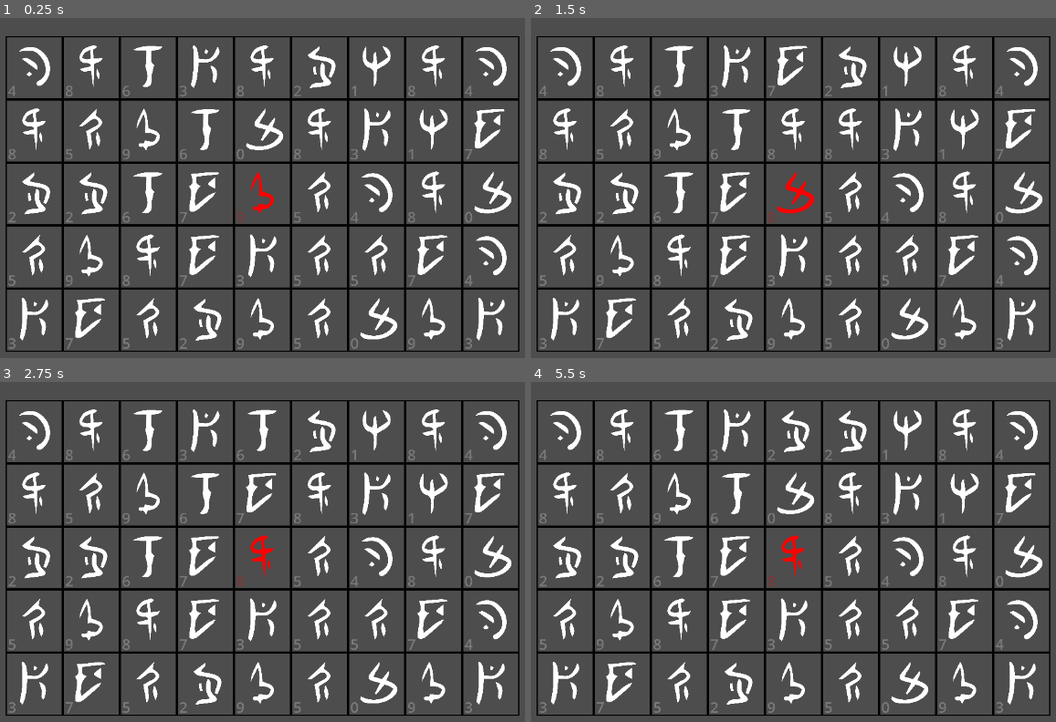
Above: before the commit, frames 1-4 (two rows, left to right).
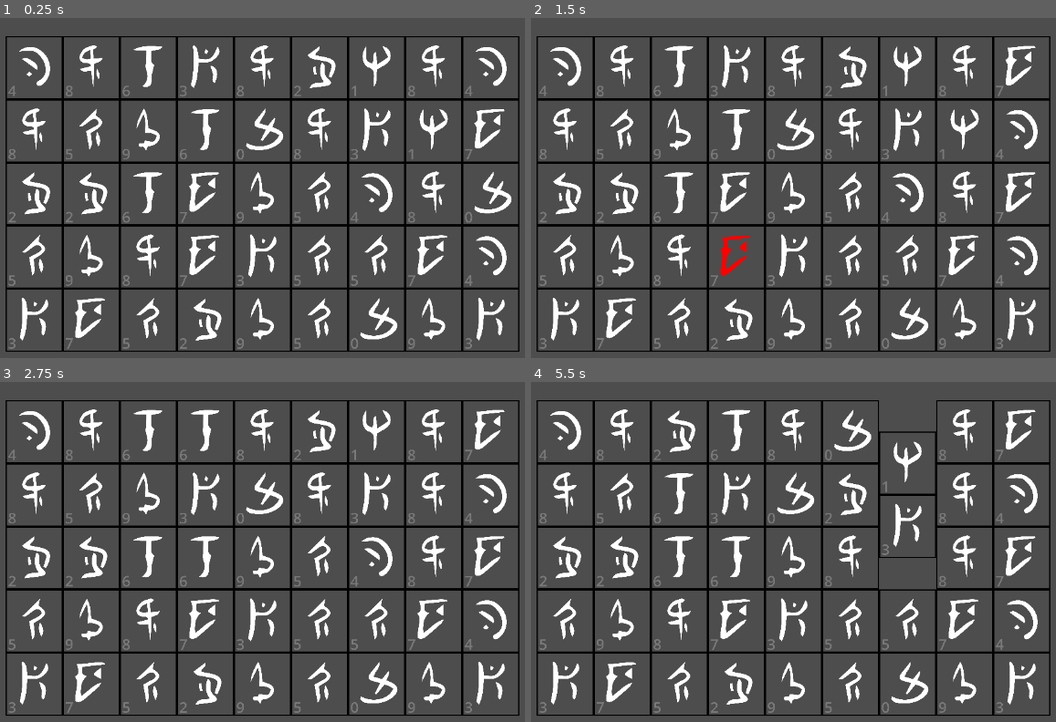
Above: after the commit, the same moments.

Repository: bjornarprytz/unsummon
Game: Godot game, scene res://main.tscn
Two runs of this game, one before a commit and one after it. Both use one fixed random seed, a clock stepped at 60 frames per second and the inputs below.
Inputs (mouse positions are in pixels of both pictures, inside the frame that each line leads up to):
- Up to frame 1 (0.25 s): no input
- Up to frame 2 (1.5 s): tap Enter at 0.5 s; move the mouse to (1040, 201) at 0.52 s; hold Right 0.53-1.28 s; tap Backspace at 0.6, 1.35 s; click (1040, 201) at 0.67 s; tap Space at 0.77 s; move the mouse to (730, 242) at 1.27 s; hold Down from 1.28 s (still down); click (730, 242) at 1.42 s
- Up to frame 3 (2.75 s): tap Space at 1.52 s; move the mouse to (420, 497) at 2.02 s; release Down at 2.03 s; hold Right from 2.03 s (still down); tap Enter at 2.1 s; click (420, 497) at 2.17 s; tap Backspace at 2.3 s
- Up to frame 4 (5.5 s): move the mouse to (840, 667) at 2.77 s; release Right at 2.78 s; hold Up 2.78-3.53 s; tap Backspace at 2.85, 3.6, 4.55, 5.1 s; click (840, 667) at 2.92 s; tap Space at 3.02, 3.77, 4.52 s; move the mouse to (outside the picture) at 3.52 s; hold Left 3.53-5.03 s; click (outside the picture) at 3.67 s; move the mouse to (657, 524) at 4.27 s; tap Enter at 4.35 s; click (657, 524) at 4.42 s; move the mouse to (914, 586) at 5.02 s; hold Down from 5.03 s (still down); click (914, 586) at 5.17 s

The runs differ from the first frame. In frame 1, 0.2% of the frame differs, in the area x 45-53%, y 45-61%; in frame 2, 2.6%; in frame 3, 3.6%; in frame 4, 6.3%, in the area x 23-98%, y 5-62%.
Error after the commit: Out of bounds get index '-1' (on base: 'Array[GlyphTile]') (res://main.gd:17)

Commit message:
mouse controls

Diff:
--- a/src/main.gd
+++ b/src/main.gd
@@ -6,6 +6,9 @@
 var moves: Array[GlyphTile] = []
 
 var player: Player = Player.new()
+
+var isReadingWord: bool = false
+var currentHoveredGlyph: GlyphTile = null
 
 func _commit_word():
 	if moves.size() == 1:
@@ -18,11 +21,6 @@
 
 	map.tumble_glyphs()
 
-	var initialGlyph = map.get_glyph(cursorCoords)
-	moves.push_back(initialGlyph)
-	player.add_glyph(initialGlyph.get_glyph())
-	initialGlyph.modulate = Color(1, 0, 0)
-
 func _utter_spell():
 	player.utter_spell()
 
@@ -31,49 +29,59 @@
 		push_warning("Cannot undo any further")
 		return
 
-	print(player.remove_glyph())
+	player.remove_glyph()
 	var cursor = moves[moves.size() - 1]
-	cursor.modulate = Color(1, 1, 1, 1)
+	cursor.set_marked(false)
 	moves.pop_back()
 
-func _read(direction: Vector2i):
-	print("Reading in direction: ", direction)
-	var cursor = moves[moves.size() - 1]
-	var next = cursor.get_relative_glyph(direction)
+func _cancel_reading():
+	for glyph in moves:
+		glyph.set_marked(false)
+	moves.clear()
+	isReadingWord = false
 
-	if next in moves:
-		push_warning("Cannot move to the same glyph twice")
+func _tryReadGlyph(glyph: GlyphTile):
+	if glyph in moves:
+		var index = moves.find(glyph)
+		while moves.size() > index + 1:
+			_undo()
 		return
 
-	if next != null:
-		moves.push_back(next)
-		print(player.add_glyph(next.get_glyph()))
-		next.modulate = Color(1, 0, 0)
-	else:
-		push_warning("No glyph in that direction")
+	moves.push_back(glyph)
+	print(player.add_glyph(glyph.get_glyph()))
+	glyph.set_marked(true)
 
 func _ready() -> void:
-	var cursor = map.get_middle_glyph()
-	moves.push_back(cursor)
-	player.add_glyph(cursor.get_glyph())
-	cursor.modulate = Color(1, 0, 0)
+	map.glyphHovered.connect(_onGlyphHovered)
 
-	pass
+func _onGlyphHovered(glyph: GlyphTile) -> void:
 
-func _unhandled_key_input(event: InputEvent) -> void:
+	if (isReadingWord):
+		_tryReadGlyph(glyph)
+
+	currentHoveredGlyph = glyph
+
+func _input(event: InputEvent) -> void:
+	if event is InputEventMouseButton:
+		if event.button_index == MOUSE_BUTTON_LEFT and currentHoveredGlyph != null:
+			if event.is_pressed():
+				if event.is_echo():
+					return
+				isReadingWord = true
+				assert(moves.size() == 0)
+				if currentHoveredGlyph != null:
+					moves.push_back(currentHoveredGlyph)
+					currentHoveredGlyph.set_marked(true)
+			elif isReadingWord:
+				_commit_word()
+				currentHoveredGlyph = null
+				isReadingWord = false
+		elif isReadingWord and event.button_index == MOUSE_BUTTON_RIGHT and event.is_pressed():
+			_cancel_reading()
+
 	if event is InputEventKey and event.pressed:
 		match event.keycode:
 			KEY_SPACE:
 				_commit_word()
 			KEY_ENTER:
 				_utter_spell()
-			KEY_BACKSPACE:
-				_undo()
-			KEY_UP, KEY_W:
-				_read(Vector2i.UP)
-			KEY_DOWN, KEY_S:
-				_read(Vector2i.DOWN)
-			KEY_LEFT, KEY_A:
-				_read(Vector2i.LEFT)
-			KEY_RIGHT, KEY_D:
-				_read(Vector2i.RIGHT)
--- a/src/systems/map/glyphTile.gd
+++ b/src/systems/map/glyphTile.gd
@@ -1,5 +1,7 @@
 class_name GlyphTile
 extends Node2D
+
+signal hovered(glyph: GlyphTile, hovered: bool)
 
 var character: String:
 	set(value):
@@ -14,17 +16,6 @@
 
 var coordinates: Vector2i = Vector2i.ZERO
 var map: Map
-
-func get_relative_glyph(vec: Vector2i) -> GlyphTile:
-	return map.get_glyph(coordinates + vec)
-
-func get_neighbours() -> Array:
-	var neighbours = []
-	for vec in [Vector2i.UP, Vector2i.RIGHT, Vector2i.DOWN, Vector2i.LEFT]:
-		var neighbour = get_relative_glyph(vec)
-		if neighbour != null:
-			neighbours.append(neighbour)
-	return neighbours
 
 func get_glyph() -> Language.Glyph:
 	return Language.Glyph.new(character)
@@ -41,6 +32,29 @@
 	get:
 		return _glyph.get_rect().size
 
+func set_marked(mark: bool):
+	if mark:
+		_glyph.modulate = Color(1, 0, 0)
+	else:
+		_glyph.modulate = Color(1, 1, 1)
+
+func get_relative_glyph(vec: Vector2i) -> GlyphTile:
+	return map.get_glyph(coordinates + vec)
+
+func get_neighbours() -> Array:
+	var neighbours = []
+	for vec in [Vector2i.UP, Vector2i.RIGHT, Vector2i.DOWN, Vector2i.LEFT]:
+		var neighbour = get_relative_glyph(vec)
+		if neighbour != null:
+			neighbours.append(neighbour)
+	return neighbours
+
 func _update_glyph():
 	_glyph.text = "[center]%s" % character
 	_explanation.text = "%d" % Language.Glyph.new(character).cardinal()
+
+func _on_glyph_mouse_entered() -> void:
+	hovered.emit(self, true)
+
+func _on_glyph_mouse_exited() -> void:
+	hovered.emit(self, false)
--- a/src/systems/map/glyph_tile.tscn
+++ b/src/systems/map/glyph_tile.tscn
@@ -39,8 +39,12 @@
 offset_right = 1124.0
 offset_bottom = 776.0
 scale = Vector2(0.05, 0.05)
+mouse_filter = 2
 theme = SubResource("Theme_h0c32")
 bbcode_enabled = true
 text = "a"
 fit_content = true
 scroll_active = false
+
+[connection signal="mouse_entered" from="Glyph" to="." method="_on_glyph_mouse_entered"]
+[connection signal="mouse_exited" from="Glyph" to="." method="_on_glyph_mouse_exited"]
--- a/src/systems/map/map.gd
+++ b/src/systems/map/map.gd
@@ -1,5 +1,7 @@
 class_name Map
 extends Node2D
+
+signal glyphHovered(glyph: GlyphTile)
 
 var height := 5
 var width := 9
@@ -13,7 +15,6 @@
 		_glyph_lookup.append([])
 		for x in range(width):
 			var glyph = _create_glyph(x, y)
-
 			_glyph_lookup[y].append(glyph)
 
 func remove_glyph(coords: Vector2i) -> void:
@@ -85,6 +86,7 @@
 	glyph.position = glyph.size * Vector2(x, y)
 	glyph.coordinates = Vector2(x, y)
 	glyph.map = self
+	glyph.hovered.connect(_on_GlyphTile_hovered)
 	glyphs.add_child(glyph)
 	_move_glyph(glyph, Vector2i(x, y))
 	if _glyph_lookup[y].size() > x:
@@ -93,3 +95,7 @@
 		_glyph_lookup[y].append(glyph)
 
 	return glyph
+
+func _on_GlyphTile_hovered(glyph: GlyphTile, hovered: bool) -> void:
+	if hovered:
+		glyphHovered.emit(glyph)
